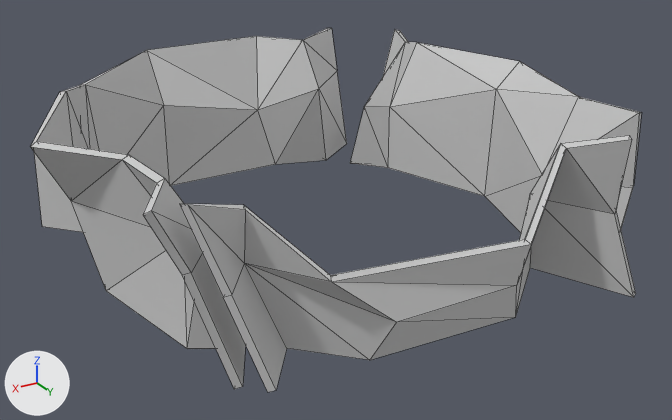
The FBX model Assets/Prefabs/meshes/wall.FBX, before and after one commit.
Camera for both pictures: a camera (50 mm lens) standing at (19.8, 34.8, 18.7) and looking at (-0.1, 1.7, 2.1). Lighting does not change. The marker at lower left points along +X, +Y and +Z. Mesh edges are drawn as thin lines.

Objects in the first picture: 'wall'.
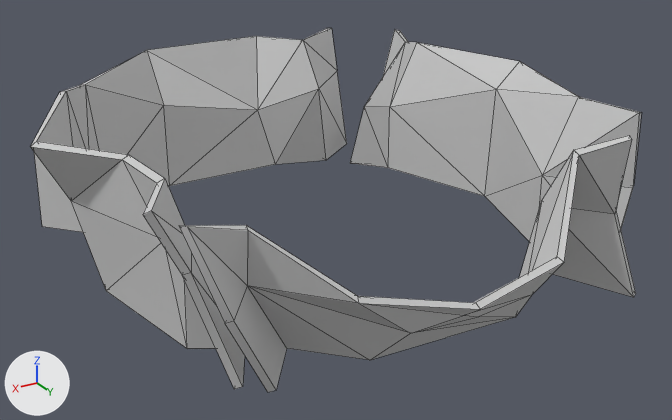
Where the change shows, as pixel boxes (x1, y1, x2, y2) in the pictures (672 x 420 px; the box of a moved part takes in the faces that stretch with it):
part 1 of me_mesh, built on: (71, 135, 633, 392) in both
part 2 of me_mesh, moved or reshaped: (66, 85, 99, 150) in both

The edits, one by one:
me_mesh is used by ob_wall; location (0.28, 0.13, 0.14).
Verts and faces of me_mesh; kept vertices keep their numbers, new ones are numbered from 140.
Before the commit, vertices of me_mesh: 35 (8.2, -6.6, 3.7).
me_mesh had 140 vertices, 202 faces and spanned x -12.2..12.3, y -12.1..11.7, z -0.1..7.1.
me_mesh now has 148 vertices, 214 faces and spans x -12.2..12.3, y -12.1..13.2, z -0.1..7.1.
Part 1, on me_mesh:
12 faces are deleted.
5 vertices in x 7.0..9.5, y 7.1..9.3, z 3.7..7.0 move by (0.7, 1.6, 0.0).
4 vertices in x 7.8..8.6, y 5.7..6.5, z 4.4..4.5 move by (0.7, -0.2, 0.0).
4 vertices in x -2.9..2.7, y 10.5..10.9, z 1.7..1.8 move by (0.0, 0.9, 0.0).
3 vertices in x -3.2..5.0, y 9.8..10.8, z 3.6..3.7 move by (0.0, 1.8, 0.0).
8 vertices move from x -6.4..9.7, y 7.4..11.1, z 3.4..7.0 to x -6.2..10.3, y 8.4..12.8, z 3.4..7.0.
8 vertices are added at x -0.1..1.0, y 10.0..13.2, z 0.0..2.9.
24 new faces join them.
Part 2, on me_mesh:
Vertex 35 moves to (8.4, -6.0, 3.7).
